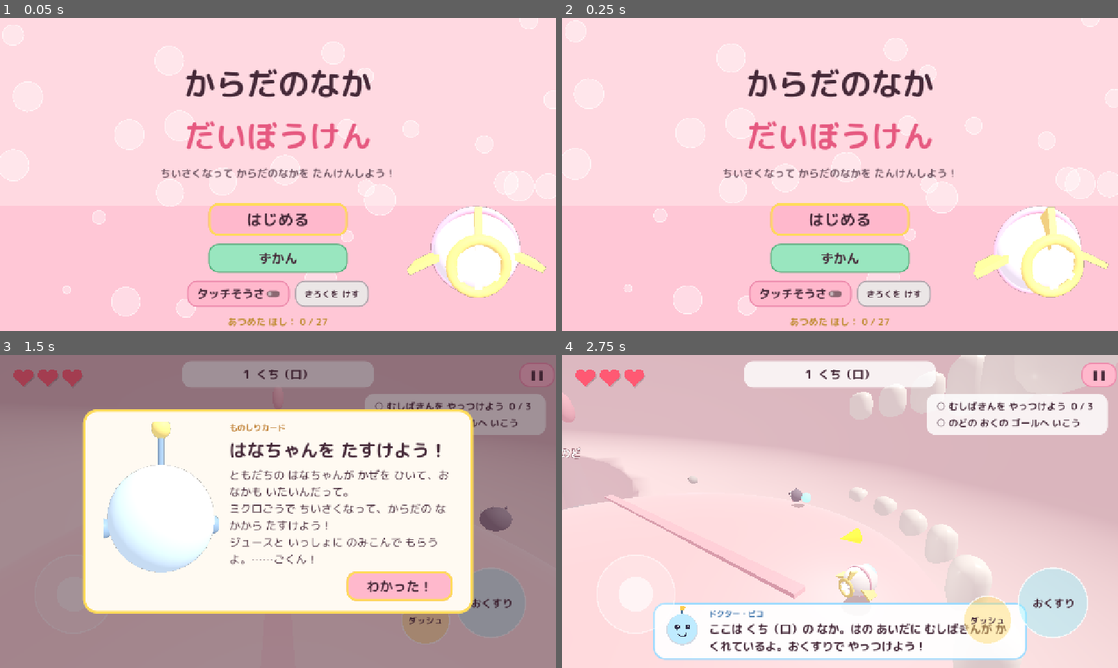
Above: before the commit, frames 1-4 (two rows, left to right).
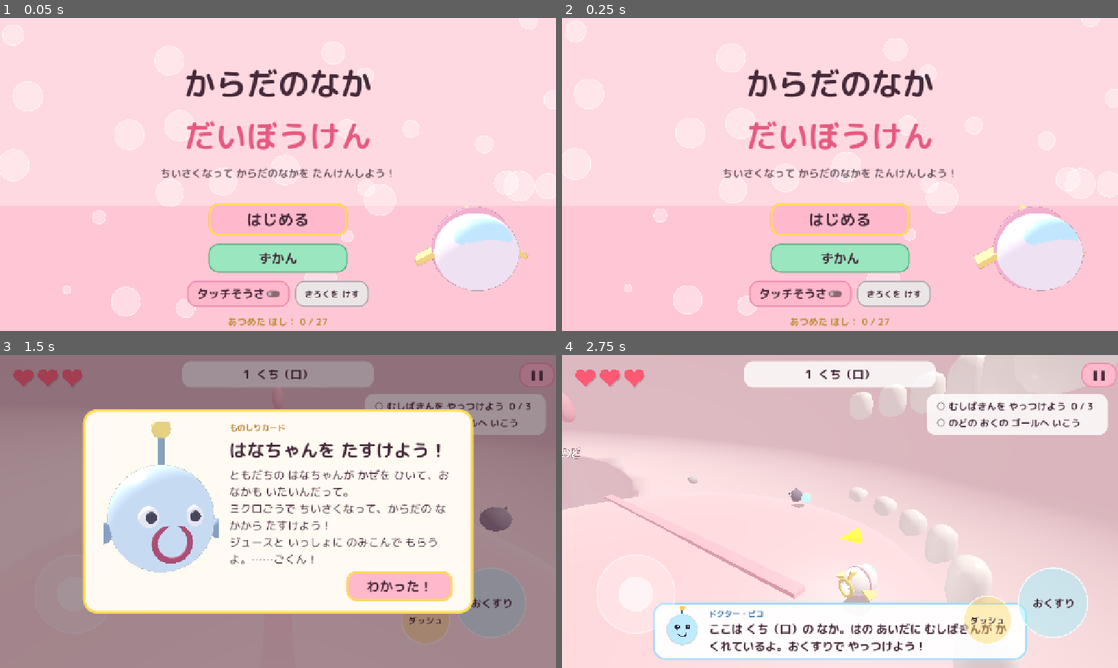
Above: after the commit, the same moments.

Repository: hassy0511/inside-body-seek
Game: Godot game, scene res://src/main.tscn
Same seed, same stepped clock (60 frames per second), same inputs: the game is played once before the commit and once after it.
Inputs (mouse positions are in pixels of both pictures, inside the frame that each line leads up to):
- Up to frame 1 (0.05 s): no input
- Up to frame 2 (0.25 s): no input
- Up to frame 3 (1.5 s): click "はじめる" at 0.5 s; click "スタート！" at 1.25 s
- Up to frame 4 (2.75 s): tap Enter (ui_accept) at 2, 2.27, 2.57 s; move the mouse to (962, 495) at 2.02 s; hold Right (move_right) from 2.03 s (still down); hold Space (action) from 2.03 s (still down); click (962, 495) at 2.17 s

The runs differ from the first frame. In frame 1, 3.4% of the frame differs, in the area x 73-99%, y 60-90%; in frame 2, 3.5%; in frame 3, 4.3%, in the area x 18-40%, y 21-67%; in frame 4, nothing differs.

Commit message:
プローブの誤検知を除き、カード・リザルトのスクショ撮影モードとモデル正面の表示を直す
Co-Authored-By: Claude Fable 5.1 <noreply@anthropic.com>
Claude-Session: https://claude.ai/code/session_014WqpUbns6LUX1FTSmqChzj

Diff:
--- a/godot/src/ui/card.gd
+++ b/godot/src/ui/card.gd
@@ -101,7 +101,7 @@
 	sv.own_world_3d = true
 	svc.add_child(sv)
 	var cam := Camera3D.new()
-	cam.position = Vector3(0, 0.6, 3.6)
+	cam.position = Vector3(0, 0.6, -3.6)
 	cam.look_at_from_position(cam.position, Vector3(0, 0.1, 0), Vector3.UP)
 	cam.fov = 40
 	sv.add_child(cam)
--- a/godot/src/ui/title.gd
+++ b/godot/src/ui/title.gd
@@ -103,7 +103,7 @@
 	sv.size = Vector2i(350, 350)
 	svc.add_child(sv)
 	var cam := Camera3D.new()
-	cam.position = Vector3(0, 0.8, 3.4)
+	cam.position = Vector3(0.6, 0.8, -3.4)
 	cam.look_at_from_position(cam.position, Vector3(0, 0, 0), Vector3.UP)
 	cam.fov = 40
 	sv.add_child(cam)
--- a/godot/tests/probe.gd
+++ b/godot/tests/probe.gd
@@ -7,7 +7,8 @@
 
 func _init() -> void:
 	var names: Array = []
-	for s in StageDB.STAGES:
+	var db = preload("res://src/autoload/stage_db.gd")
+	for s in db.STAGES:
 		names.append(s["env"])
 	for n in names:
 		var ps = load("res://assets/models/stages/%s.glb" % n)
@@ -33,15 +34,28 @@
 				pts.append([nm, mk.global_position])
 		pts.sort_custom(func(a, b): return a[0] < b[0])
 		var bad := 0
+		var last_path := ""
 		for p in pts:
+			if String(p[0]).begins_with("MK_path_") and String(p[0]) > last_path:
+				last_path = String(p[0])
+		for p in pts:
+			# くだの両端（フタの位置）は除く
+			if p[0] == "MK_path_000" or p[0] == last_path:
+				continue
 			var from: Vector3 = p[1] + Vector3.UP * 4.0
 			var q := PhysicsRayQueryParameters3D.create(from, from + Vector3.DOWN * 30.0, 1)
 			var hit := space.intersect_ray(q)
-			var ok := not hit.is_empty() and hit.normal.y > 0.35 and (p[1].y - hit.position.y) > -3.5 and (p[1].y - hit.position.y) < 6.0
+			# はなげ など、ゆかではない細いものに当たったら それを除いてもう一度
+			var tries := 0
+			while not hit.is_empty() and hit["normal"].y <= 0.35 and tries < 3:
+				q.exclude = q.exclude + [hit["rid"]]
+				hit = space.intersect_ray(q)
+				tries += 1
+			var ok: bool = (not hit.is_empty()) and hit["normal"].y > 0.35 and (p[1].y - hit["position"].y) > -3.5 and (p[1].y - hit["position"].y) < 6.0
 			if not ok:
 				bad += 1
 				failures += 1
-				print("  [probe] %s/%s at %s -> %s" % [n, p[0], p[1], ("floor y=%.2f n=%s (%s)" % [hit.position.y, hit.normal, hit.collider.get_parent().name]) if hit else "NO FLOOR"])
+				print("  [probe] %s/%s at %s -> %s" % [n, p[0], p[1], ("floor y=%.2f n=%s (%s)" % [hit["position"].y, hit["normal"], hit["collider"].get_parent().name]) if not hit.is_empty() else "NO FLOOR"])
 		print("== %s bodies=%d markers_checked=%d bad=%d" % [n, bodies, pts.size(), bad])
 		env.queue_free()
 		await process_frame
--- a/godot/tests/shot.gd
+++ b/godot/tests/shot.gd
@@ -28,7 +28,24 @@
 	elif stage == "select":
 		Game.show_stage_select()
 	elif stage == "zukan":
+		for sid in ["mouth", "esophagus", "stomach"]:
+			for key in StageDB.get_stage(sid)["cards"].keys():
+				SaveData.mark_card(sid, key)
 		Game.show_zukan()
+	elif stage == "card":
+		Game.testing = false  # カードを自動で閉じない
+		Game.start_stage("stomach")
+	elif stage == "result":
+		Game.start_stage("lungs")
+		var waited := 0
+		while (Game.level == null or not Game.level.started) and waited < 600:
+			await get_tree().process_frame
+			waited += 1
+		Game.testing = false
+		Game.level.damage_taken = true
+		Game.level.finish()
+		for i in 60:
+			await get_tree().process_frame
 	else:
 		Game.start_stage(stage)
 		var waited := 0
